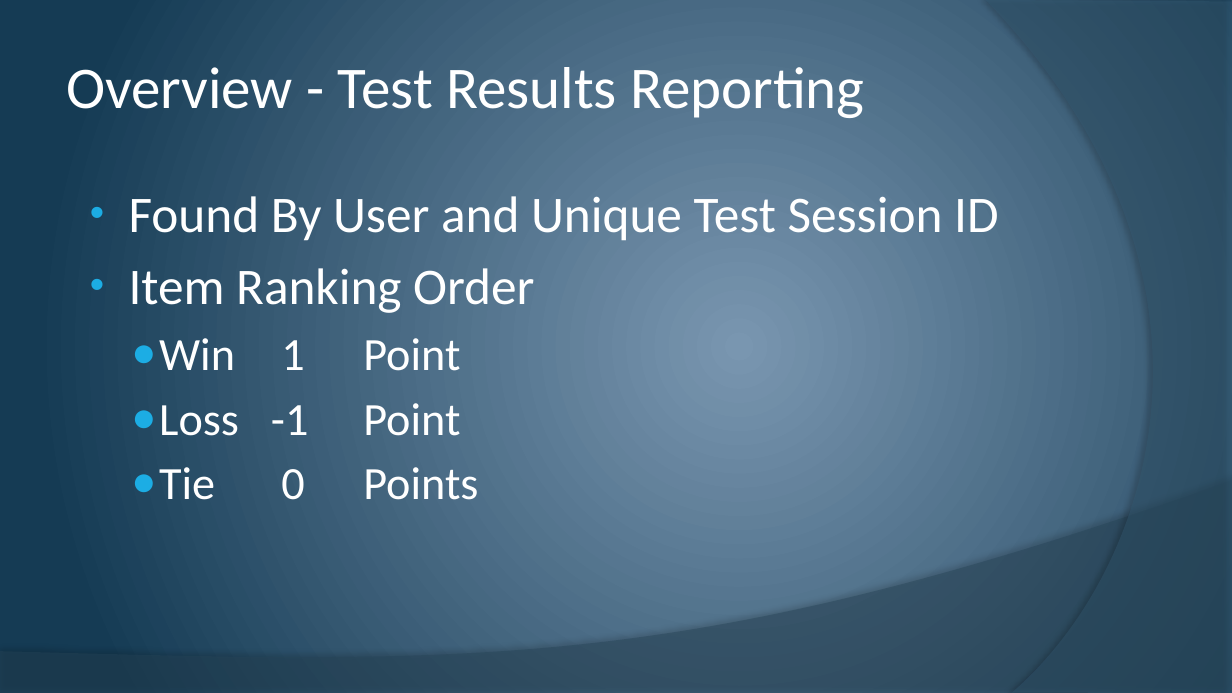
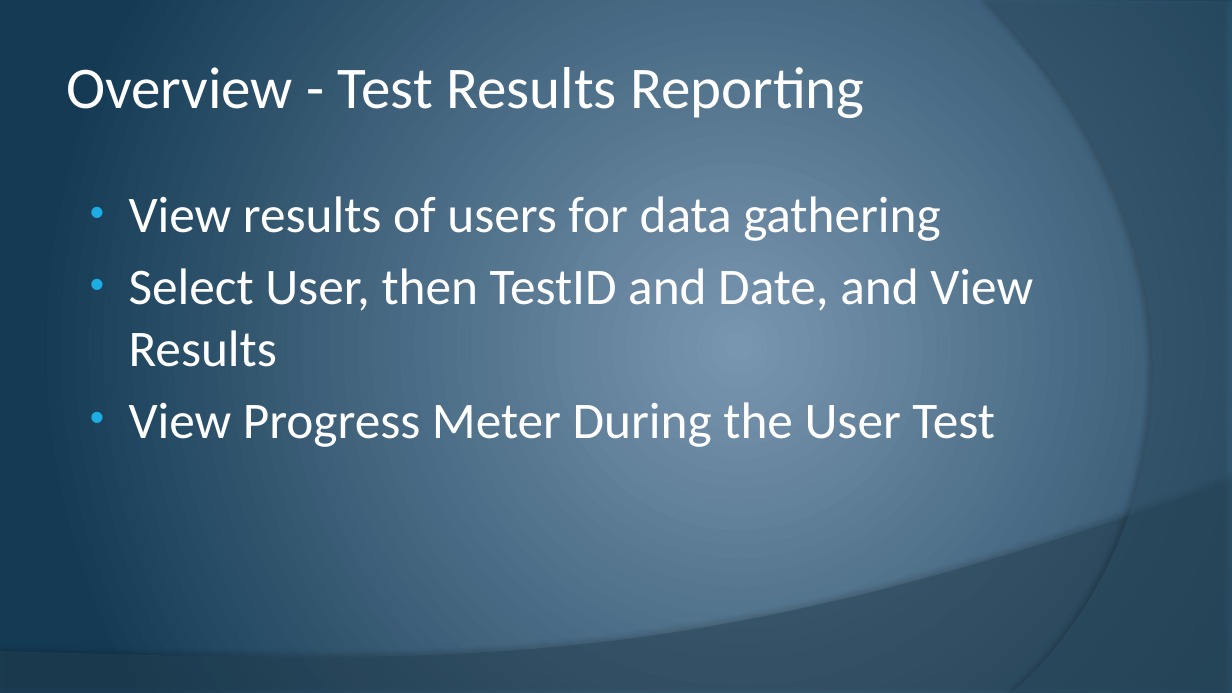
Before and after one commit to cstultz/cis234, a slide deck: slide 13 of assigns/assign10/t1-a10.pptx (slide 11 before the commit). Drawn at 1232x693 pixels with LibreOffice and Linux fonts; fonts in the diff are those of the drawing. Boxes give left, top, right and bottom in pixels: in the first picture for what was removed or moved away, otherwise in the second. Text is boxed around its words. In the diff, an @@ line names an element or a change of style, - is before the commit and + after.

```diff
--- a/assigns/assign10/t1-a10.pptx
+++ b/assigns/assign10/t1-a10.pptx
@@ text at [129,196,1033,447]: text changed @@
-• Found By User and Unique Test Session ID
-• Item Ranking Order
-  ● Win 1 Point
-  ● Loss -1 Point
-  ● Tie 0 Points
+• View results of users for data gathering
+• Select User, then TestID and Date, and View Results
+• View Progress Meter During the User Test
```
Also in this commit, not shown: 3 other slides changed, 3 slides added.
